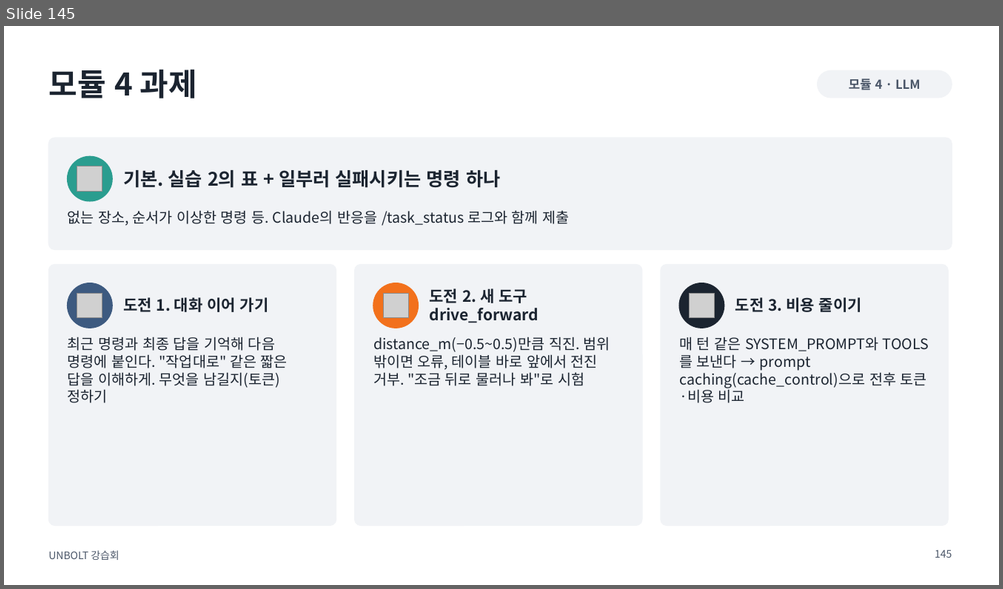
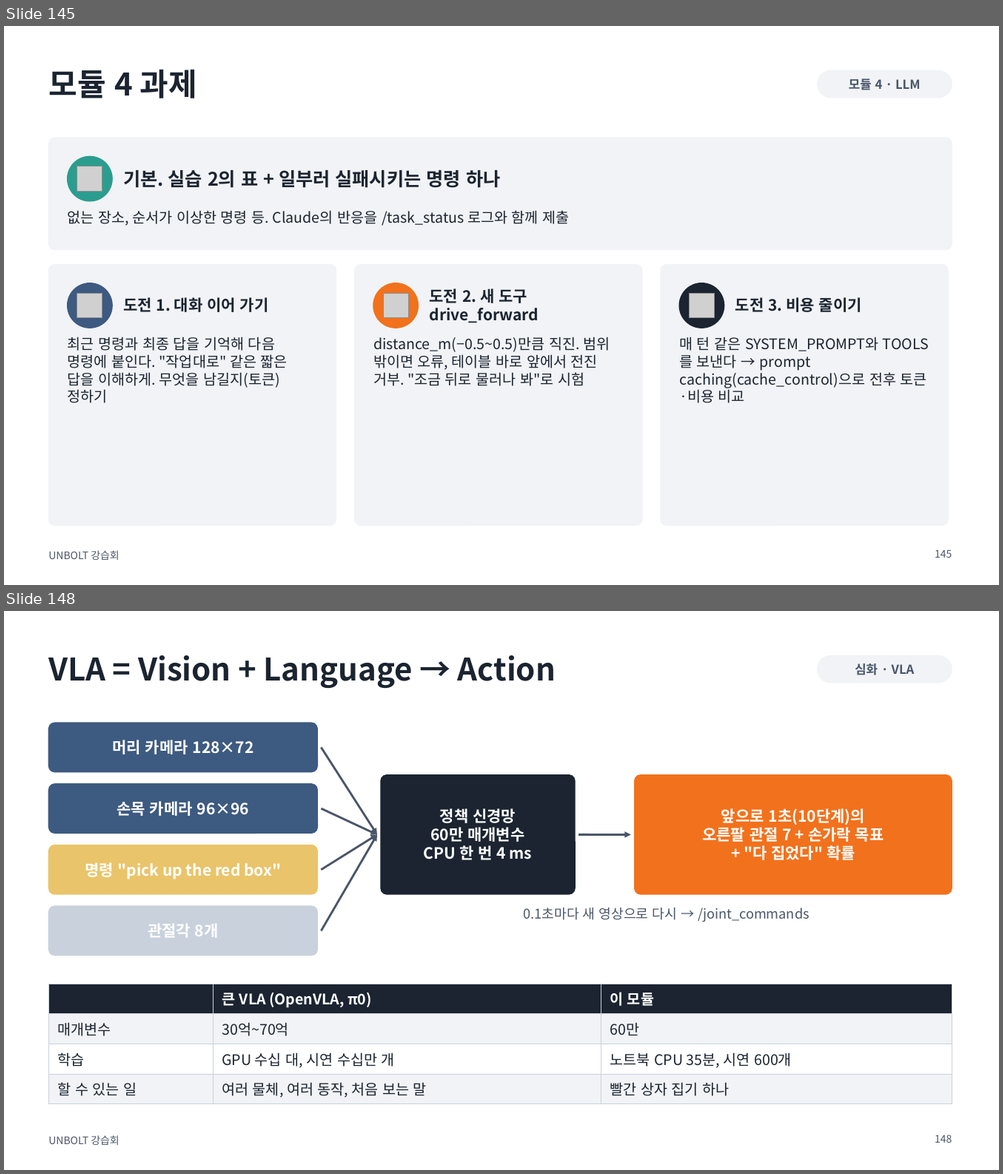
Before and after one commit to sejiny3/AIRLAB, a slide deck: workshop/slides/UNBOLT_workshop.pptx. Shown one above the other, each under a label of ours: slide 145 before the commit, slides 145 and 148 after it; the slides between them are not shown. The pictures are 1003x589 and 1003x1174 pixels, drawn with LibreOffice and Linux fonts; fonts in the diff are those of the drawing; grey boxes stand for pictures. Boxes give left, top, right and bottom in pixels: in the first picture for what was removed or moved away, otherwise in the second. Text is boxed around its words. In the diff, an @@ line names an element or a change of style, - is before the commit and + after.

```diff
--- a/workshop/slides/UNBOLT_workshop.pptx
+++ b/workshop/slides/UNBOLT_workshop.pptx
@@ slide 148 added at (4, 611, 999, 1170), background #FFFFFF; not listed: 1 template element that a slide beside it also shows @@
@@ title added at (48, 655, 555, 689), 30 pt, text #1B2430, bold @@
+VLA = Vision + Language → Action
@@ rounded rectangle added at (817, 655, 951, 683), fill #F1F3F6, outline #F1F3F6 1 pt @@
@@ text added at (854, 664, 914, 675), 12 pt, text #4A5668, bold @@
+심화 · VLA
@@ rounded rectangle added at (48, 723, 317, 772), fill #3D5A80, outline #3D5A80 1 pt @@
@@ text added at (112, 740, 254, 755), 15 pt, text #FFFFFF, bold @@
+머리 카메라 128×72
@@ arrow added from (321, 748) to (377, 834), #4A5668 2 pt @@
@@ rounded rectangle added at (48, 784, 317, 833), fill #3D5A80, outline #3D5A80 1 pt @@
@@ rounded rectangle added at (381, 775, 575, 894), fill #1B2430, outline #1B2430 1 pt @@
@@ rounded rectangle added at (634, 775, 951, 894), fill #F2711C, outline #F2711C 1 pt @@
@@ text added at (116, 801, 250, 816), 15 pt, text #FFFFFF, bold @@
+손목 카메라 96×96
@@ arrow added from (321, 809) to (377, 834), #4A5668 2 pt @@
@@ text added at (424, 809, 532, 860), 15 pt, text #FFFFFF, bold @@
+정책 신경망
+60만 매개변수
+CPU 한 번 4 ms
@@ text added at (702, 809, 884, 860), 15 pt, text #FFFFFF, bold @@
+앞으로 1초(10단계)의
+오른팔 관절 7 + 손가락 목표
++ "다 집었다" 확률
@@ rounded rectangle added at (48, 846, 317, 894), fill #E9C46A, outline #E9C46A 1 pt @@
@@ arrow added from (321, 870) to (377, 834), #4A5668 2 pt @@
@@ arrow added from (321, 931) to (377, 834), #4A5668 2 pt @@
@@ arrow added from (578, 834) to (631, 834), #4A5668 2 pt @@
@@ text added at (85, 863, 281, 880), 15 pt, text #FFFFFF, bold @@
+명령 "pick up the red box"
@@ rounded rectangle added at (48, 906, 317, 956), fill #C9D1DC, outline #C9D1DC 1 pt @@
@@ text added at (523, 908, 809, 923), 13 pt, text #4A5668 @@
+0.1초마다 새 영상으로 다시 → /joint_commands
@@ text added at (148, 924, 219, 938), 15 pt, text #FFFFFF, bold @@
+관절각 8개
@@ table added at (48, 984, 951, 1101), 4 rows, 3 columns @@
+ | 큰 VLA (OpenVLA, π0) | 이 모듈
+매개변수 | 30억~70억 | 60만
+학습 | GPU 수십 대, 시연 수십만 개 | 노트북 CPU 35분, 시연 600개
+할 수 있는 일 | 여러 물체, 여러 동작, 처음 보는 말 | 빨간 상자 집기 하나
@@ page number added at (934, 1135, 951, 1143), 10 pt, text #4A5668 @@
+148
```
Also in this commit, not shown: 15 other slides added, 34 other files.
